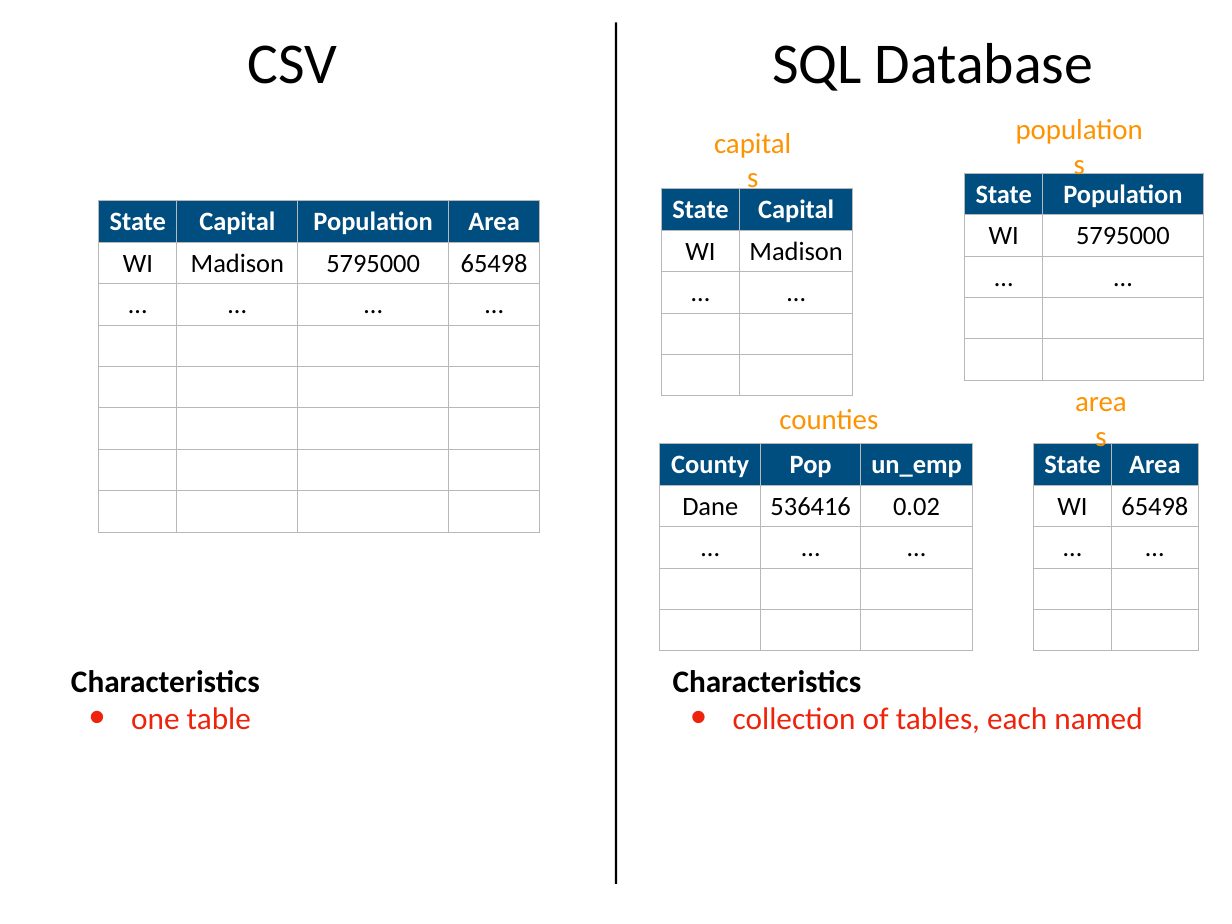
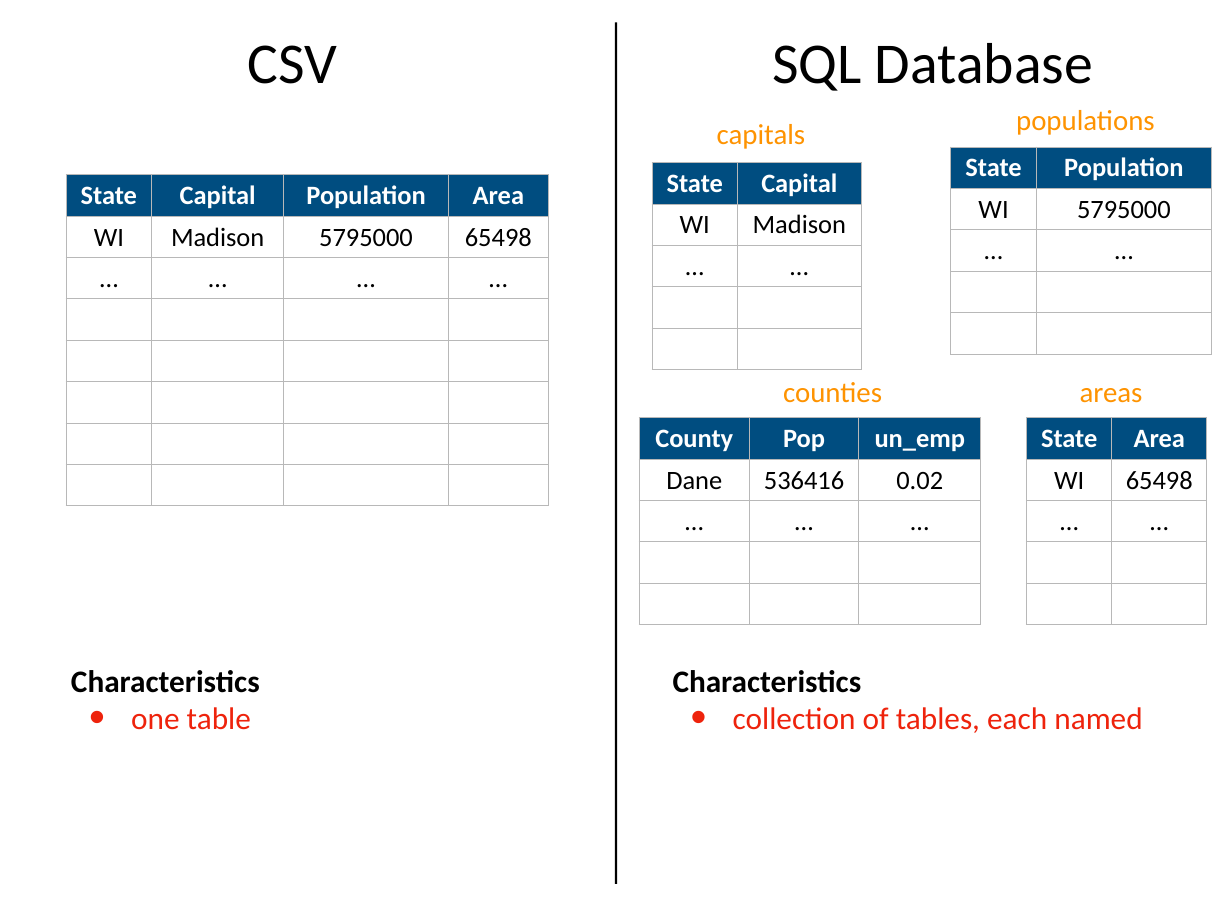
Before and after one commit to tylerharter/caraza-harter-com, a slide deck: slide 8 of tyler/meena/cs220/f20/materials/lec_33_F20.pptx (slide 10 before the commit). Drawn at 1232x924 pixels with LibreOffice and Linux fonts; fonts in the diff are those of the drawing. Boxes give left, top, right and bottom in pixels: in the first picture for what was removed or moved away, otherwise in the second. Text is boxed around its words. In the diff, an @@ line names an element or a change of style, - is before the commit and + after.

```diff
--- a/tyler/meena/cs220/f20/materials/lec_33_F20.pptx
+++ b/tyler/meena/cs220/f20/materials/lec_33_F20.pptx
@@ text "capitals" rewrapped from <box>710,137,805,180</box> to <box>717,124,806,149</box> @@
@@ text "populations" rewrapped from <box>1011,124,1157,167</box> to <box>1016,110,1155,135</box> @@
@@ table: place and size @@
-table at <box>964,173,1203,380</box>
+table at <box>951,147,1212,354</box>
@@ table: place and size @@
-table at <box>99,201,539,532</box>
+table at <box>66,175,548,506</box>
@@ table: place and size @@
-table at <box>661,189,853,396</box>
+table at <box>652,163,862,370</box>
@@ text "counties": place and size @@
-text "counties" at <box>779,409,878,430</box>
+text "counties" at <box>783,382,882,403</box>
@@ text "areas" rewrapped from <box>1071,396,1142,439</box> to <box>1080,388,1143,403</box> @@
@@ table: place and size @@
-table at <box>660,444,973,651</box>
+table at <box>639,418,982,625</box>
@@ table: place and size @@
-table at <box>1034,444,1198,651</box>
+table at <box>1027,418,1207,625</box>
```
Also in this commit, not shown: 5 other slides changed, 3 slides added, 5 slides removed.
